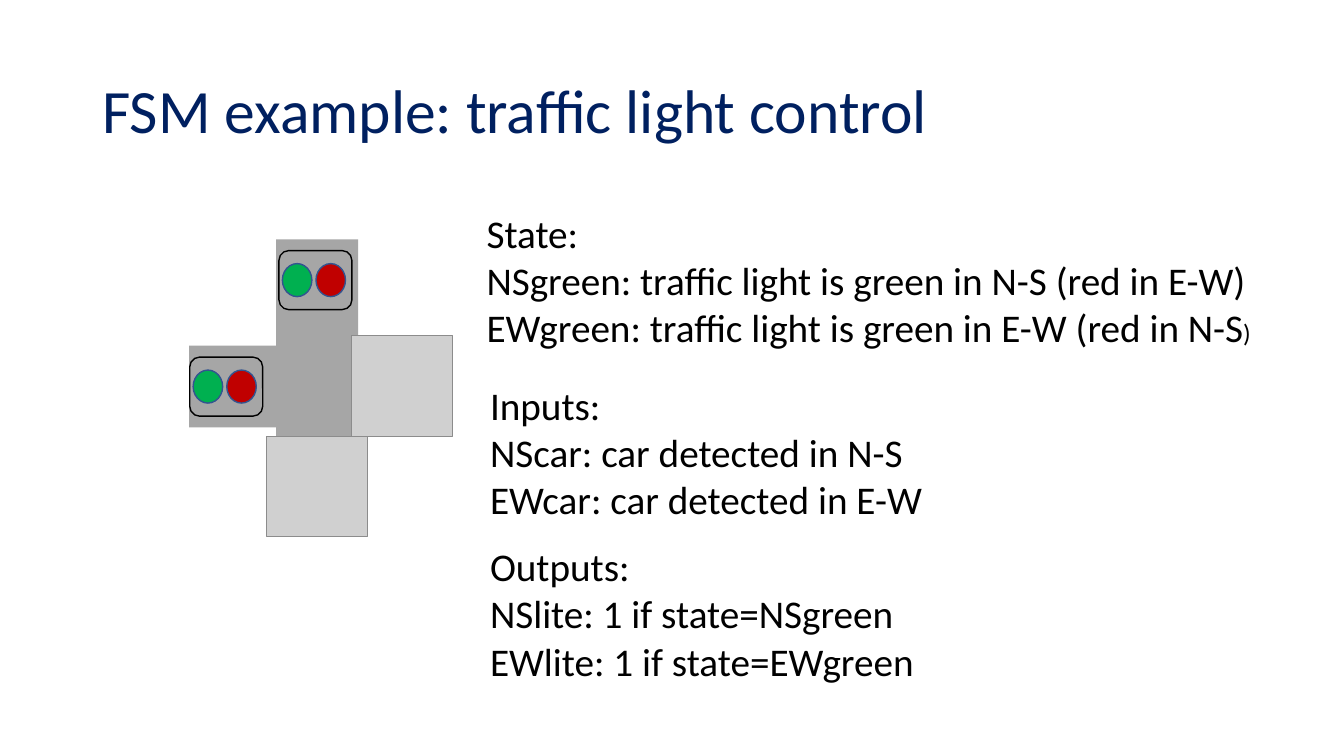
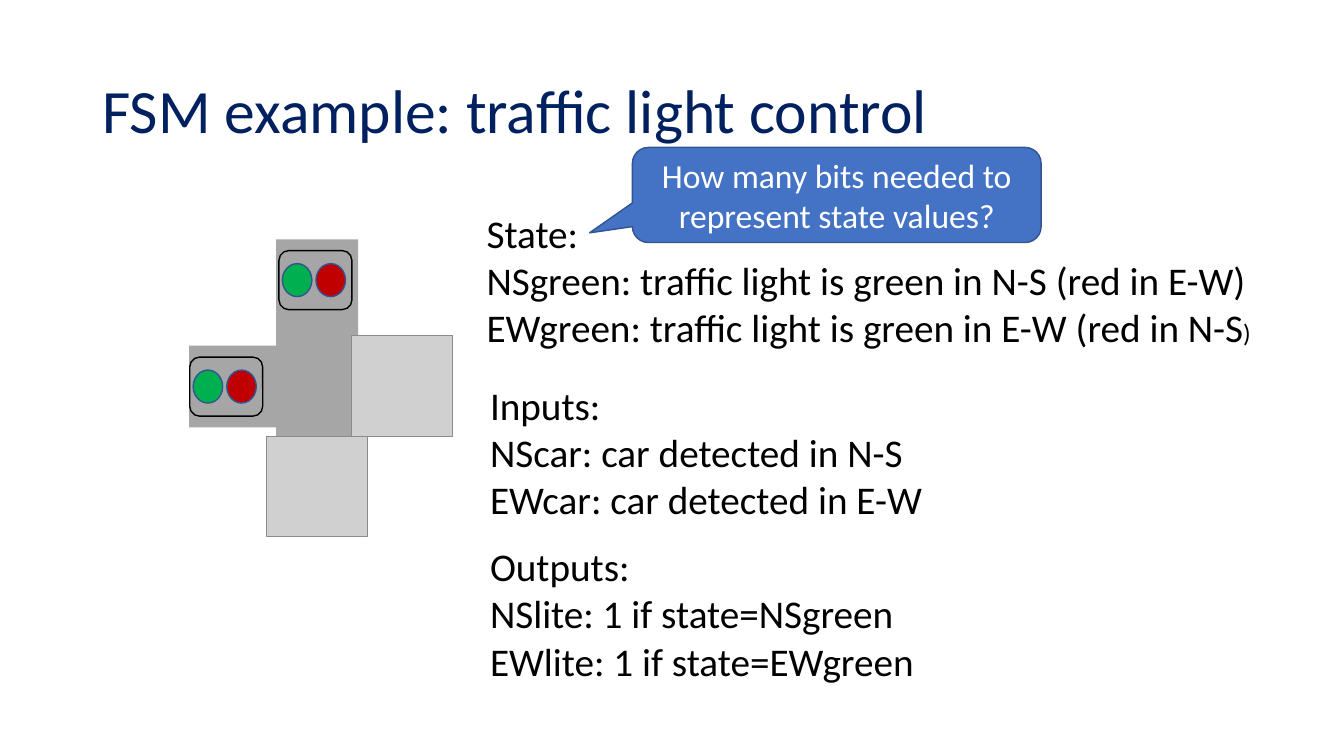
Before and after one commit to NYU-CSO/nyu-cso.github.io, a slide deck: slide 21 of notes/arch-seq.pptx (slide 22 before the commit). Drawn at 1344x756 pixels with LibreOffice and Linux fonts; fonts in the diff are those of the drawing; grey boxes stand for pictures. Boxes give left, top, right and bottom in pixels: in the first picture for what was removed or moved away, otherwise in the second. Text is boxed around its words. In the diff, an @@ line names an element or a change of style, - is before the commit and + after.

```diff
--- a/notes/arch-seq.pptx
+++ b/notes/arch-seq.pptx
@@ rounded speech box added at [632, 147, 1041, 242], fill #4472C4, outline #325491 1 pt, 24 pt, text #FFFFFF @@
+How many bits needed to represent state values?
```
Also in this commit, not shown: 17 other slides changed, 7 slides added, 1 slide removed, 1 other file.
